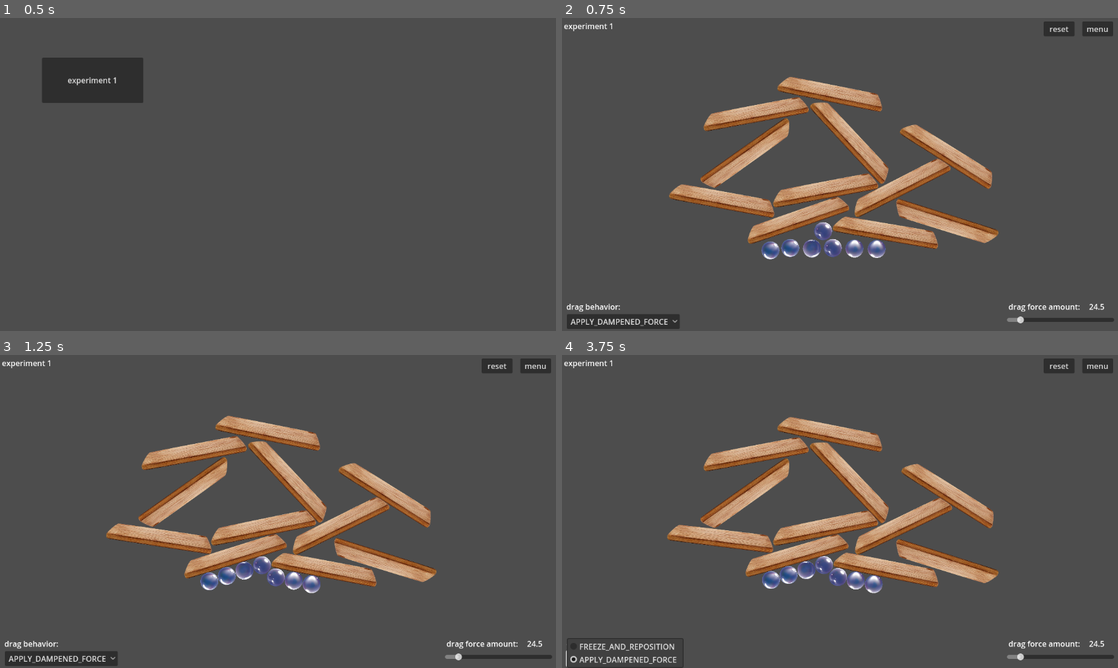
Above: before the commit, frames 1-4 (two rows, left to right).
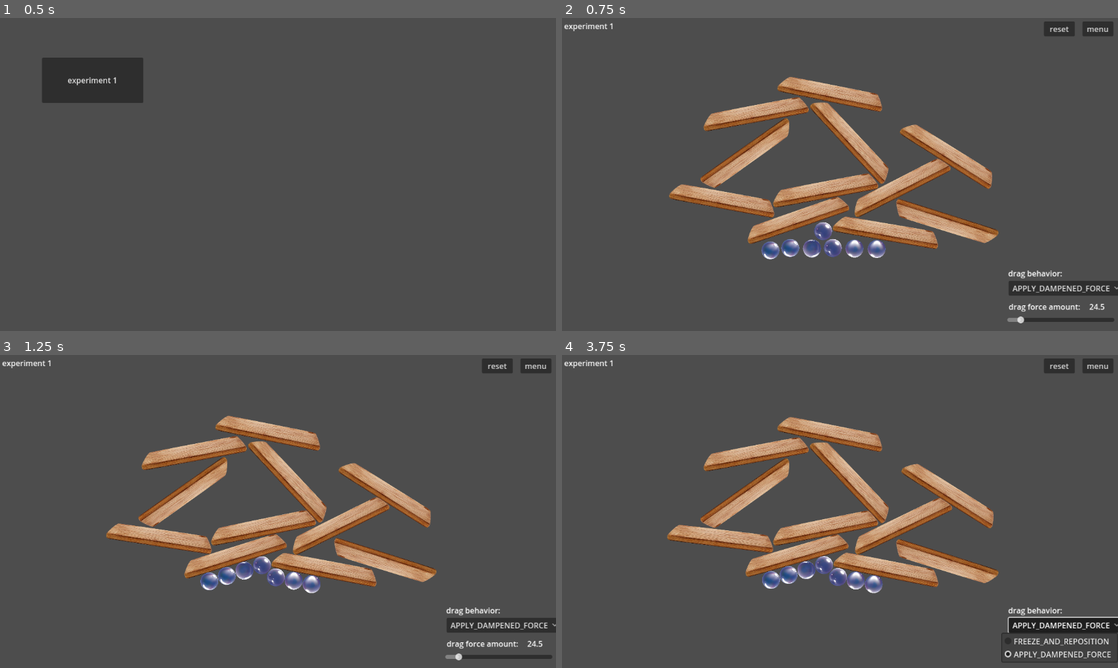
Above: after the commit, the same moments.

Repository: outrightmental/ggj25-bubble-up
Game: Godot game, scene res://scenes/main.tscn
The game is run twice, just before and just after one commit, with the same random seed, the same clock (stepped at 60 frames per second) and the same inputs.
Inputs:
- Up to frame 1 (0.5 s): no input
- Up to frame 2 (0.75 s): click "experiment 1" at 0.5 s
- Up to frame 3 (1.25 s): no input
- Up to frame 4 (3.75 s): click "menu" at 1.25 s; click "experiment 1" at 2 s; click "reset" at 2.75 s; click "APPLY_DAMPENED_FORCE" at 3.5 s

Frame 1 is identical in both runs. In frame 2, 2.1% of the frame differs, in the area x 0-100%, y 1-100%; in frame 3, 2.1%; in frame 4, 2.4%.

Commit message:
Controls template
Re: #7

Diff:
--- a/project/scenes/experiment_1/experiment_1.gd
+++ b/project/models/controls/controls.gd
@@ -13,12 +13,6 @@
 	dropdown.select(Global.get_drag_behavior())
 	slider.set_value_no_signal(Global.get_drag_factor())
 	_update_force_value()
-
-
-# Called every frame. 'delta' is the elapsed time since the previous frame.
-func _process(delta: float) -> void:
-	# no op
-	pass
 
 
 func _on_navigate_main() -> void:
--- /dev/null
+++ b/project/models/controls/controls.tscn
@@ -0,0 +1,65 @@
+[gd_scene load_steps=3 format=3 uid="uid://gl5hdp43qnoj"]
+
+[ext_resource type="Script" path="res://models/controls/controls.gd" id="1_4m1dt"]
+
+[sub_resource type="Theme" id="Theme_yn7ku"]
+
+[node name="Node2D" type="Node2D"]
+position = Vector2(466.5, 364)
+script = ExtResource("1_4m1dt")
+
+[node name="Label2" type="Label" parent="."]
+offset_left = 457.5
+offset_top = 153.0
+offset_right = 569.5
+offset_bottom = 176.0
+text = "drag behavior:"
+
+[node name="Label3" type="Label" parent="."]
+offset_left = 458.5
+offset_top = 222.0
+offset_right = 607.5
+offset_bottom = 245.0
+text = "drag force amount:"
+
+[node name="Label Drag Force Amount Value" type="Label" parent="."]
+offset_left = 625.5
+offset_top = 222.0
+offset_right = 774.5
+offset_bottom = 245.0
+text = "X"
+
+[node name="Button Main" type="Button" parent="."]
+offset_left = 611.5
+offset_top = -357.0
+offset_right = 675.5
+offset_bottom = -326.0
+theme = SubResource("Theme_yn7ku")
+text = "menu"
+
+[node name="Button Reset" type="Button" parent="."]
+offset_left = 531.5
+offset_top = -357.0
+offset_right = 595.5
+offset_bottom = -326.0
+theme = SubResource("Theme_yn7ku")
+text = "reset"
+
+[node name="OptionButton" type="OptionButton" parent="."]
+offset_left = 458.5
+offset_top = 180.0
+offset_right = 582.5
+offset_bottom = 207.0
+
+[node name="VSlider" type="HSlider" parent="."]
+offset_left = 455.5
+offset_top = 241.0
+offset_right = 677.5
+offset_bottom = 281.0
+max_value = 1.0
+step = 0.01
+
+[connection signal="pressed" from="Button Main" to="." method="_on_navigate_main"]
+[connection signal="pressed" from="Button Reset" to="." method="_on_navigate_reset"]
+[connection signal="item_selected" from="OptionButton" to="." method="_on_option_button_item_selected"]
+[connection signal="value_changed" from="VSlider" to="." method="_on_v_slider_value_changed"]
--- a/project/scenes/experiment_1/experiment_1.tscn
+++ b/project/scenes/experiment_1/experiment_1.tscn
@@ -1,41 +1,10 @@
-[gd_scene load_steps=5 format=3 uid="uid://boafpwglnsajw"]
+[gd_scene load_steps=4 format=3 uid="uid://boafpwglnsajw"]
 
-[ext_resource type="Script" path="res://scenes/experiment_1/experiment_1.gd" id="1_4ll4d"]
 [ext_resource type="PackedScene" uid="uid://bpm0ebbgn2yt0" path="res://models/bubble/bubble.tscn" id="1_wrxr2"]
 [ext_resource type="PackedScene" uid="uid://d4cmqk53ynl56" path="res://models/board/board.tscn" id="2_c1pti"]
-
-[sub_resource type="Theme" id="Theme_yn7ku"]
+[ext_resource type="PackedScene" uid="uid://gl5hdp43qnoj" path="res://models/controls/controls.tscn" id="4_ek408"]
 
 [node name="Experiment 1 Scene 2D" type="Node2D"]
-script = ExtResource("1_4ll4d")
-
-[node name="Label" type="Label" parent="."]
-offset_left = 4.0
-offset_top = 5.0
-offset_right = 116.0
-offset_bottom = 29.0
-text = "experiment 1"
-
-[node name="Label2" type="Label" parent="."]
-offset_left = 9.0
-offset_top = 586.0
-offset_right = 96.0
-offset_bottom = 609.0
-text = "drag behavior:"
-
-[node name="Label3" type="Label" parent="."]
-offset_left = 925.0
-offset_top = 586.0
-offset_right = 1069.0
-offset_bottom = 609.0
-text = "drag force amount:"
-
-[node name="Label Drag Force Amount Value" type="Label" parent="."]
-offset_left = 1092.0
-offset_top = 586.0
-offset_right = 1241.0
-offset_bottom = 609.0
-text = "X"
 
 [node name="board1" parent="." instance=ExtResource("2_c1pti")]
 position = Vector2(794, 424)
@@ -107,37 +76,11 @@
 position = Vector2(432, 491)
 variant = 3
 
-[node name="Button Main" type="Button" parent="."]
-offset_left = 1078.0
-offset_top = 7.0
-offset_right = 1142.0
-offset_bottom = 38.0
-theme = SubResource("Theme_yn7ku")
-text = "menu"
+[node name="Controls" parent="." instance=ExtResource("4_ek408")]
 
-[node name="Button Reset" type="Button" parent="."]
-offset_left = 998.0
-offset_top = 7.0
-offset_right = 1062.0
-offset_bottom = 38.0
-theme = SubResource("Theme_yn7ku")
-text = "reset"
-
-[node name="OptionButton" type="OptionButton" parent="."]
-offset_left = 10.0
-offset_top = 613.0
-offset_right = 134.0
-offset_bottom = 640.0
-
-[node name="VSlider" type="HSlider" parent="."]
-offset_left = 922.0
-offset_top = 605.0
-offset_right = 1144.0
-offset_bottom = 645.0
-max_value = 1.0
-step = 0.01
-
-[connection signal="pressed" from="Button Main" to="." method="_on_navigate_main"]
-[connection signal="pressed" from="Button Reset" to="." method="_on_navigate_reset"]
-[connection signal="item_selected" from="OptionButton" to="." method="_on_option_button_item_selected"]
-[connection signal="value_changed" from="VSlider" to="." method="_on_v_slider_value_changed"]
+[node name="Label" type="Label" parent="Controls"]
+offset_left = -462.5
+offset_top = -359.0
+offset_right = -350.5
+offset_bottom = -335.0
+text = "experiment 1"
